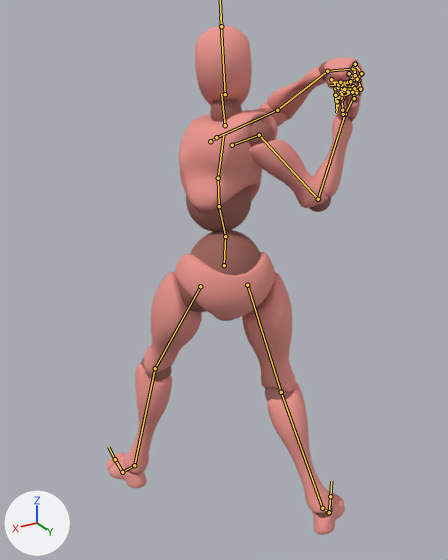
A saved change to the FBX model Seventh Samurai/Assets/Shreyas/EnemiesScene/PlaceHolderAnims/Player/Hit1.fbx.
One viewpoint serves both versions: a 50 mm lens placed at (1.058, 1.458, 1.768), pointed at (0.035, -0.247, 0.916). The lights are fixed; the arrows at lower left show +X, +Y and +Z. Both versions are drawn at frame 14 of the action 'mixamo.com'; the numbers are the values there. The bones that bend it are drawn over the model as lines.

Objects in the first picture: 'Beta_Joints', 'Beta_Surface'.
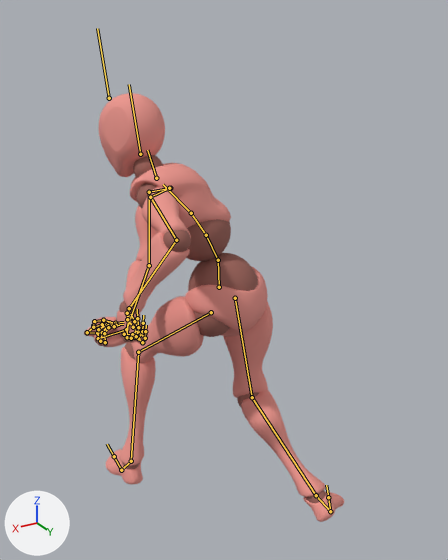
What the commit changed:
Bone 'mixamorig:Hips' (bone_mixamorig_hips) moves from (5.3, -5.6, 20.0) to (1.6, -17.9, 29.7).
Bone 'mixamorig:Hips' (bone_mixamorig_hips) turns from (2, -18, 4) to (5, 27, 3) degrees about its own x, y and z.
Bone 'mixamorig:Spine' (bone_mixamorig_spine) turns from (22, -22, -22) to (33, 27, 6) degrees about its own x, y and z.
Bone 'mixamorig:Spine1' (bone_mixamorig_spine1) turns from (2, -13, 9) to (9, 5, 2) degrees about its own x, y and z.
Bone 'mixamorig:Spine2' (bone_mixamorig_spine2) turns from (2, -12, 10) to (9, 5, 2) degrees about its own x, y and z.
Bone 'mixamorig:Neck' (bone_mixamorig_neck) turns from (-17, 15, -10) to (-27, -9, 8) degrees about its own x, y and z.
Bone 'mixamorig:Head' (bone_mixamorig_head) turns from (5, 21, 3) to (-10, -24, 5) degrees about its own x, y and z.
Bone 'mixamorig:RightShoulder' (bone_mixamorig_rightshoulder) turns from (-32, -39, 15) to (-34, -24, -38) degrees about its own x, y and z.
Bone 'mixamorig:RightArm' (bone_mixamorig_rightarm) turns from (1, 54, -63) to (16, 51, -74) degrees about its own x, y and z.
Bone 'mixamorig:RightForeArm' (bone_mixamorig_rightforearm) turns from (-60, -8, -132) to (-13, 13, -30) degrees about its own x, y and z.
Bone 'mixamorig:RightHand' (bone_mixamorig_righthand) turns from (-38, 26, -72) to (-86, 36, -103) degrees about its own x, y and z.
Bone 'mixamorig:LeftShoulder' (bone_mixamorig_leftshoulder) turns from (-17, 11, 69) to (-17, 6, 44) degrees about its own x, y and z.
Bone 'mixamorig:LeftArm' (bone_mixamorig_leftarm) turns from (-33, -32, 45) to (49, 8, -30) degrees about its own x, y and z.
Bone 'mixamorig:LeftForeArm' (bone_mixamorig_leftforearm) turns from (-8, 1, 82) to (1, -4, 96) degrees about its own x, y and z.
Bone 'mixamorig:LeftHand' (bone_mixamorig_lefthand) turns from (26, 14, 2) to (17, -11, -30) degrees about its own x, y and z.
Bone 'mixamorig:LeftHandIndex1' (bone_mixamorig_lefthandindex1) turns from (45, -5, -11) to (76, -5, -11) degrees about its own x, y and z.
Bone 'mixamorig:LeftHandMiddle1' (bone_mixamorig_lefthandmiddle1) turns from (94, 2, -17) to (84, 2, -17) degrees about its own x, y and z.
Bone 'mixamorig:LeftHandRing1' (bone_mixamorig_lefthandring1) turns from (102, -6, -23) to (79, -6, -23) degrees about its own x, y and z.
Bone 'mixamorig:LeftHandPinky1' (bone_mixamorig_lefthandpinky1) turns from (71, -16, -29) to (50, -16, -23) degrees about its own x, y and z.
Bone 'mixamorig:RightUpLeg' (bone_mixamorig_rightupleg) turns from (-3, 16, -21) to (-5, 26, -10) degrees about its own x, y and z.
Bone 'mixamorig:RightLeg' (bone_mixamorig_rightleg) turns from (-19, 7, -8) to (-58, 20, -26) degrees about its own x, y and z.
Bone 'mixamorig:RightFoot' (bone_mixamorig_rightfoot) turns from (7, 11, 9) to (11, 3, 2) degrees about its own x, y and z.
Bone 'mixamorig:RightToeBase' (bone_mixamorig_righttoebase) turns from (8, 3, 3) to (24, 22, 3) degrees about its own x, y and z.
Bone 'mixamorig:LeftUpLeg' (bone_mixamorig_leftupleg) turns from (23, -13, 12) to (56, 5, 2) degrees about its own x, y and z.
Bone 'mixamorig:LeftLeg' (bone_mixamorig_leftleg) turns from (-18, -11, 0) to (-63, 24, -15) degrees about its own x, y and z.
Bone 'mixamorig:LeftFoot' (bone_mixamorig_leftfoot) turns from (-14, -7, -4) to (1, -7, -2) degrees about its own x, y and z.
Bone 'mixamorig:LeftToeBase' (bone_mixamorig_lefttoebase) turns from (5, 0, -9) to (12, -10, -3) degrees about its own x, y and z.

What differs and where, as boxes [x1, y1, x2, y2] in the pictures (448 x 560 px):
'Beta_Surface', posed (16% shorter)
    before: [107, 25, 363, 535]
    after: [87, 93, 344, 522]
'Beta_Joints', posed (24% shorter)
    before: [126, 60, 365, 518]
    after: [84, 155, 326, 503]
bone 'mixamorig:Hips', root to tip
    before: (224, 265) to (225, 235)
    after: (219, 287) to (218, 259)
bone 'mixamorig:Spine', root to tip
    before: (225, 236) to (219, 206)
    after: (218, 260) to (206, 235)
bone 'mixamorig:Spine1', root to tip
    before: (219, 206) to (218, 178)
    after: (206, 235) to (191, 213)
bone 'mixamorig:Spine2', root to tip
    before: (218, 178) to (223, 135)
    after: (191, 213) to (163, 184)
bone 'mixamorig:Neck', root to tip
    before: (225, 125) to (221, 94)
    after: (156, 178) to (147, 150)
bone 'mixamorig:Head', root to tip
    before: (225, 94) to (220, 15)
    after: (140, 154) to (129, 84)
bone 'mixamorig:RightShoulder', root to tip
    before: (232, 145) to (259, 135)
    after: (170, 188) to (149, 192)
bone 'mixamorig:RightArm', root to tip
    before: (259, 135) to (318, 199)
    after: (149, 192) to (149, 265)
bone 'mixamorig:RightForeArm', root to tip
    before: (318, 199) to (345, 114)
    after: (149, 265) to (126, 329)
bone 'mixamorig:RightHand', root to tip
    before: (345, 114) to (354, 95)
    after: (126, 329) to (102, 337)
bone 'mixamorig:LeftShoulder', root to tip
    before: (210, 141) to (216, 137)
    after: (169, 188) to (150, 197)
bone 'mixamorig:LeftArm', root to tip
    before: (216, 137) to (277, 110)
    after: (150, 197) to (176, 240)
bone 'mixamorig:LeftForeArm', root to tip
    before: (277, 110) to (327, 71)
    after: (176, 240) to (129, 308)
bone 'mixamorig:LeftHand', root to tip
    before: (327, 71) to (349, 69)
    after: (129, 308) to (127, 333)
bone 'mixamorig:LeftHandIndex1', root to tip
    before: (349, 73) to (358, 80)
    after: (124, 334) to (132, 334)
bone 'mixamorig:LeftHandMiddle1', root to tip
    before: (353, 68) to (355, 79)
    after: (127, 337) to (136, 336)
bone 'mixamorig:LeftHandRing1', root to tip
    before: (354, 65) to (355, 75)
    after: (131, 338) to (138, 338)
bone 'mixamorig:LeftHandPinky1', root to tip
    before: (355, 64) to (361, 73)
    after: (136, 336) to (142, 342)
bone 'mixamorig:RightUpLeg', root to tip
    before: (247, 285) to (281, 392)
    after: (235, 298) to (252, 397)
bone 'mixamorig:RightLeg', root to tip
    before: (281, 392) to (322, 508)
    after: (252, 397) to (316, 495)
bone 'mixamorig:RightFoot', root to tip
    before: (322, 508) to (329, 512)
    after: (316, 495) to (330, 511)
bone 'mixamorig:RightToeBase', root to tip
    before: (329, 512) to (330, 496)
    after: (330, 511) to (328, 497)
bone 'mixamorig:LeftUpLeg', root to tip
    before: (200, 286) to (155, 368)
    after: (211, 312) to (138, 352)
bone 'mixamorig:LeftLeg', root to tip
    before: (155, 368) to (134, 465)
    after: (138, 352) to (131, 461)
bone 'mixamorig:LeftFoot', root to tip
    before: (134, 465) to (122, 472)
    after: (131, 461) to (121, 470)
bone 'mixamorig:LeftToeBase', root to tip
    before: (122, 472) to (115, 459)
    after: (121, 470) to (114, 456)
